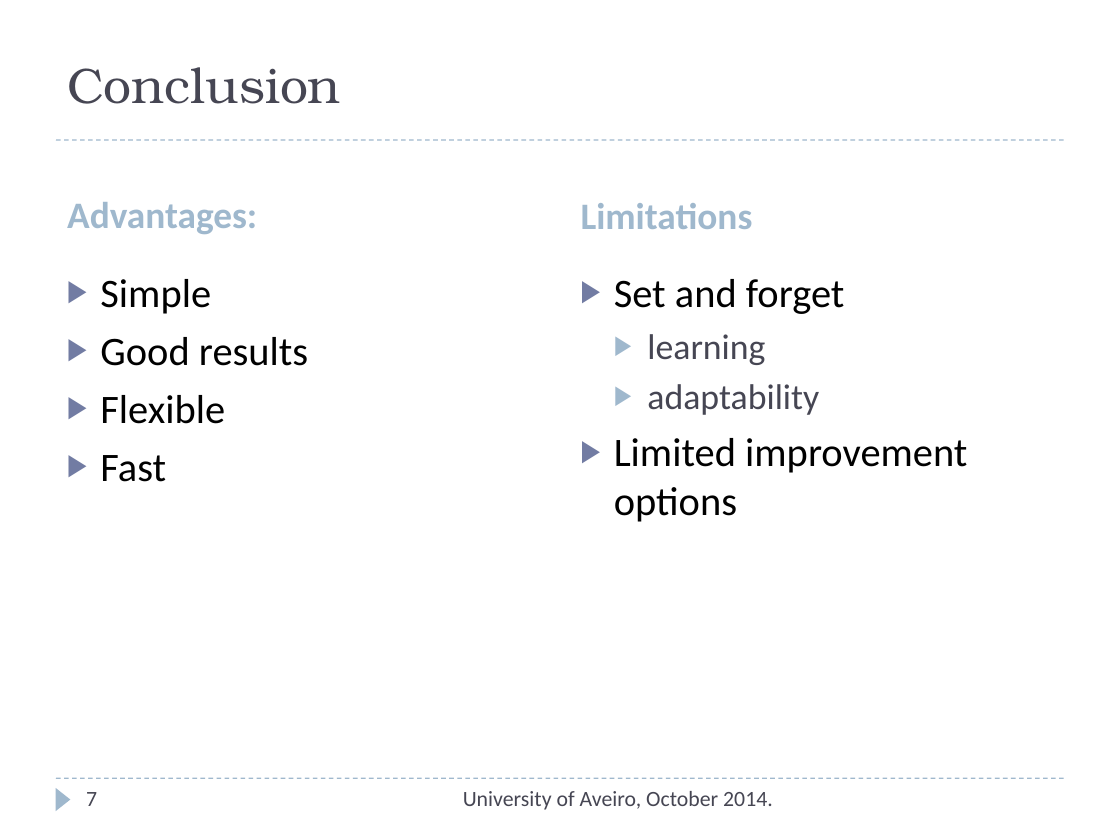
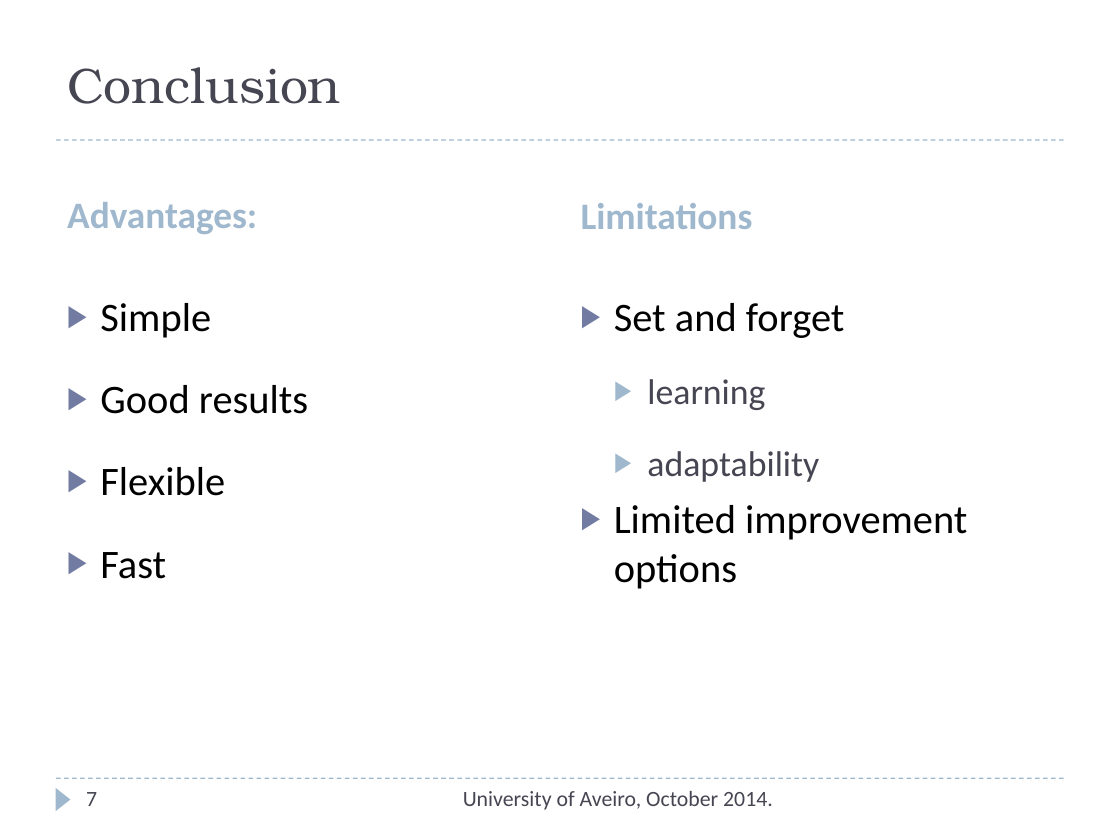
Before and after one commit to TravellerVS/RoboticAgent, a slide deck: slide 7 of Prezentacija.ppt. Drawn at 1120x840 pixels with LibreOffice and Linux fonts; fonts in the diff are those of the drawing. Boxes give left, top, right and bottom in pixels: in the first picture for what was removed or moved away, otherwise in the second. Text is boxed around its words. In the diff, an @@ line names an element or a change of style, - is before the commit and + after.

```diff
--- a/Prezentacija.ppt
+++ b/Prezentacija.ppt
@@ text "Simple" at [100,303,308,579]: line spacing 1 to 1.5 @@
@@ text at [614,303,845,482]: line spacing 1 to 1.5 @@
```
Also in this commit, not shown: 1 other slide changed, 3 other files.
